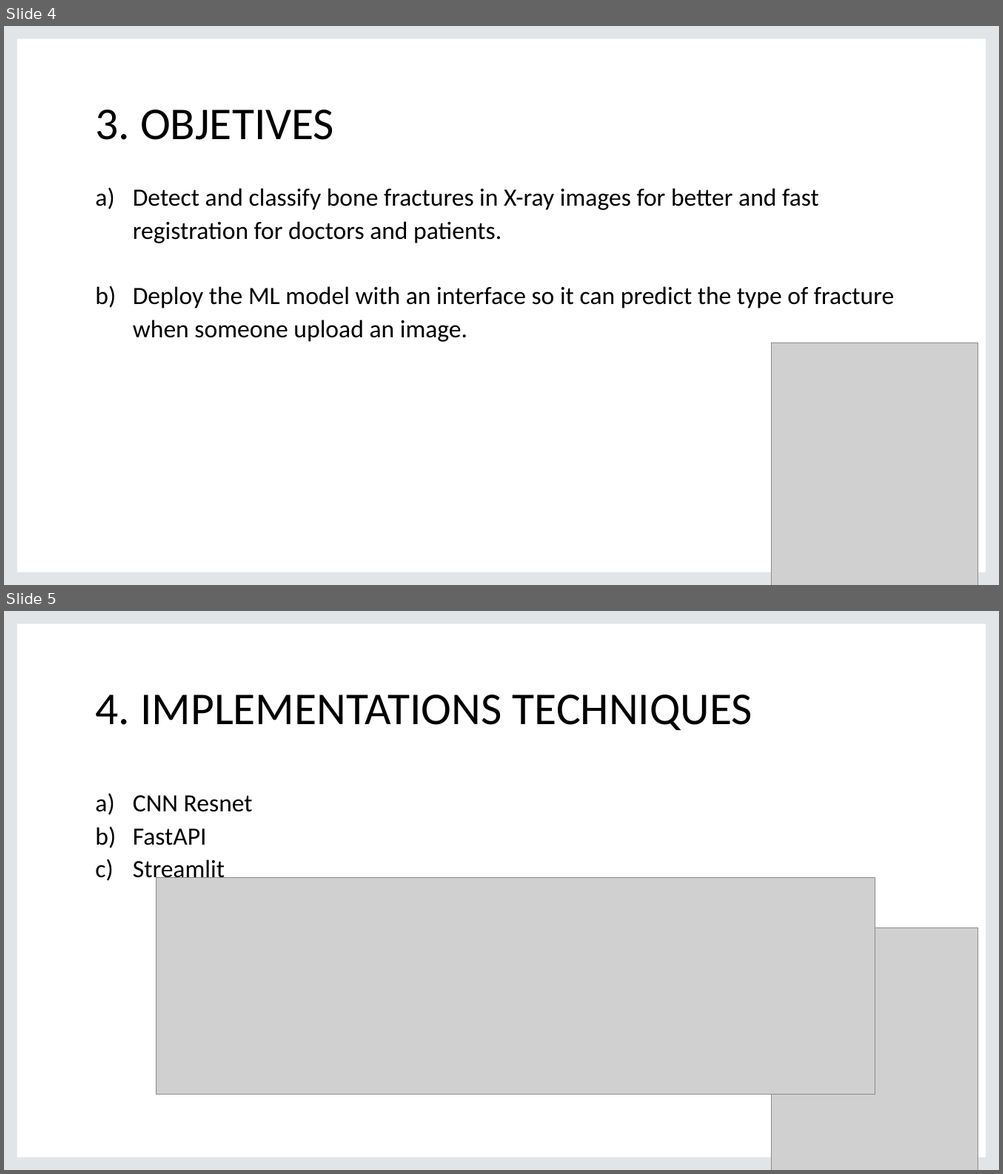
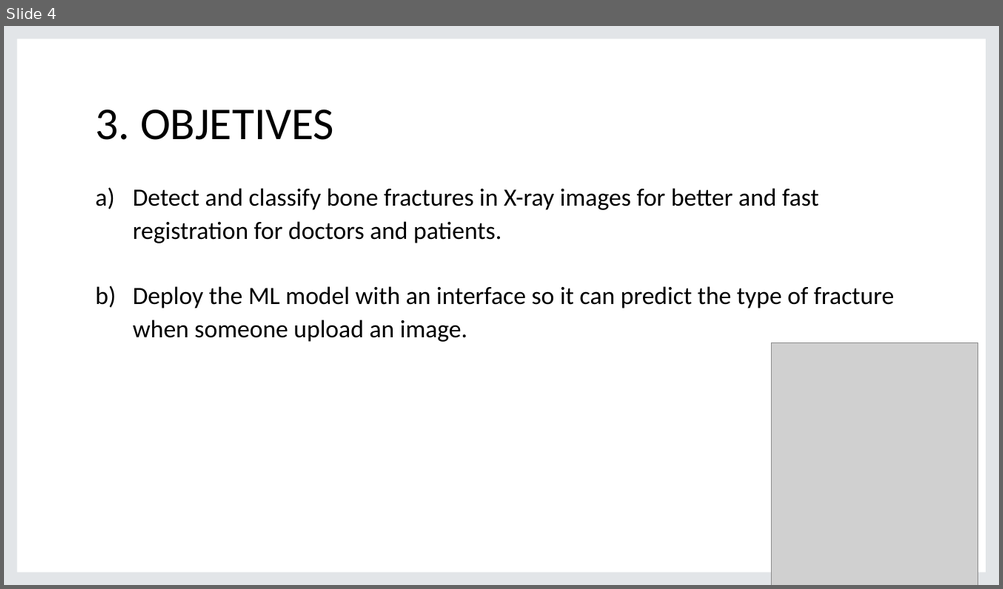
Before and after one commit to JoaquinAyzanoa/PortafolioJA, a slide deck: Fracture Bone Detection/BFD presentation.pptx. Shown one above the other, each under a label of ours: slides 4 and 5 before the commit, slide 4 after it. The pictures are 1003x1174 and 1003x589 pixels, drawn with LibreOffice and Linux fonts; fonts in the diff are those of the drawing; grey boxes stand for pictures; background and template pictures are left out. Boxes give left, top, right and bottom in pixels: in the first picture for what was removed or moved away, otherwise in the second. Text is boxed around its words. In the diff, an @@ line names an element or a change of style, - is before the commit and + after.

Commit message:
Implementation of YOLO segmentation

```diff
--- a/Fracture Bone Detection/BFD presentation.pptx
+++ b/Fracture Bone Detection/BFD presentation.pptx
@@ slide 5 removed at (4,611,999,1170), background picture (left out); not listed: 1 template element that a slide beside it also shows @@
@@ title removed at (95,695,752,730) @@
-4. IMPLEMENTATIONS TECHNIQUES
@@ text removed at (133,795,253,883) @@
-a) CNN Resnet
-b) FastAPI
-c) Streamlit
@@ picture removed at (156,878,875,1094) @@
@@ picture removed at (771,929,979,1170) @@
```
Also in this commit, not shown: 1 slide changed, 15 slides added, 17 other files.
